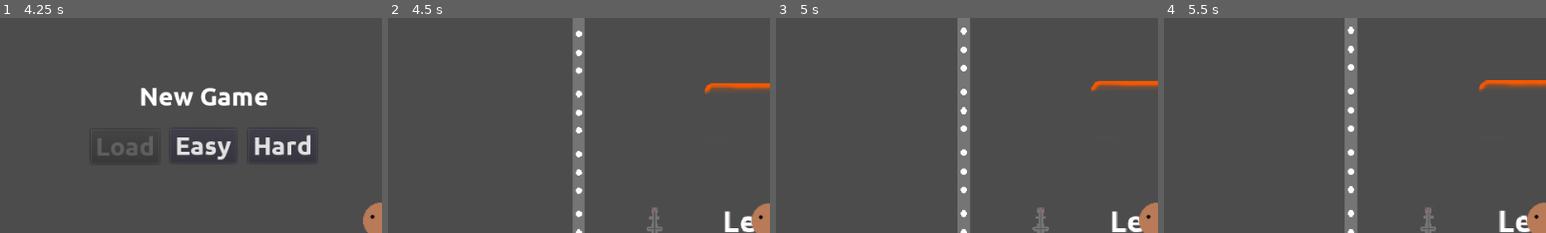
Above: before the commit, frames 1-4 (left to right).
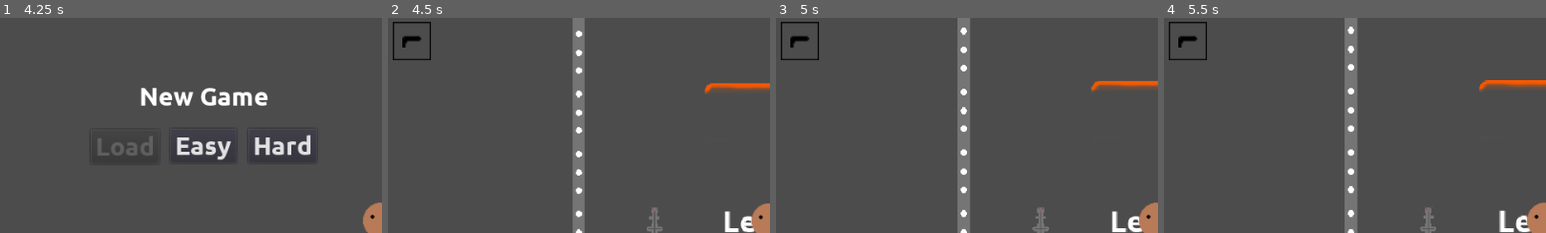
Above: after the commit, the same moments.

Repository: wsheldon67/Scredric
Game: Godot game, scene res://Main.tscn
Two runs of this game, one before a commit and one after it. Both use one fixed random seed, a clock stepped at 60 frames per second and the inputs below.
Inputs:
- Up to frame 1 (4.25 s): click "Start" at 0.5 s; click "Back" at 1.25 s; click "Start" at 2 s; click "Join" at 2.75 s; click "Ready" at 3.5 s
- Up to frame 2 (4.5 s): click "Easy" at 4.25 s
- Up to frame 3 (5 s): no input
- Up to frame 4 (5.5 s): tap Enter at 5 s
The pictures show only the part of the screen within x 0-50%, y 0-50%; the shares and areas given below are measured in that part.

Frame 1 is identical in both runs. In frame 2, 0.4% of the frame differs, in the area x 1-12%, y 1-20%; in frame 3, 0.4%; in frame 4, 0.4%.

Commit message:
switch to weapon in hotbar

Diff:
--- a/project/Main.tscn
+++ b/project/Main.tscn
@@ -27,3 +27,4 @@
 current = true
 
 [node name="HUD" parent="." instance=ExtResource( 5 )]
+visible = false
--- a/project/assets/game/HUD.tscn
+++ b/project/assets/game/HUD.tscn
@@ -1,23 +1,35 @@
-[gd_scene load_steps=3 format=2]
+[gd_scene load_steps=5 format=2]
 
 [ext_resource path="res://global/HUD.gd" type="Script" id=1]
 [ext_resource path="res://assets/game/PlayerHUD.tscn" type="PackedScene" id=2]
+[ext_resource path="res://assets/game_entities/weapons/Pistol.png" type="Texture" id=3]
+[ext_resource path="res://assets/game/HotbarItem.tscn" type="PackedScene" id=4]
 
 [node name="HUD" type="CanvasLayer"]
-visible = false
 script = ExtResource( 1 )
 
-[node name="PlayerHUD1" parent="." instance=ExtResource( 2 )]
+[node name="Players" type="Node2D" parent="."]
+
+[node name="PlayerHUD1" parent="Players" instance=ExtResource( 2 )]
 position = Vector2( 94, 536 )
 
-[node name="PlayerHUD2" parent="." instance=ExtResource( 2 )]
+[node name="PlayerHUD2" parent="Players" instance=ExtResource( 2 )]
 position = Vector2( 334, 537 )
 player_number = 2
 
-[node name="PlayerHUD3" parent="." instance=ExtResource( 2 )]
+[node name="PlayerHUD3" parent="Players" instance=ExtResource( 2 )]
 position = Vector2( 578, 537 )
 player_number = 3
 
-[node name="PlayerHUD4" parent="." instance=ExtResource( 2 )]
+[node name="PlayerHUD4" parent="Players" instance=ExtResource( 2 )]
 position = Vector2( 834, 536 )
 player_number = 4
+
+[node name="Hotbar" type="Node2D" parent="."]
+
+[node name="Pistol" parent="Hotbar" instance=ExtResource( 4 )]
+position = Vector2( 30, 29 )
+
+[node name="Sprite" type="Sprite" parent="Hotbar/Pistol"]
+scale = Vector2( 2, 2 )
+texture = ExtResource( 3 )
--- /dev/null
+++ b/project/assets/game/HotbarItem.gd
@@ -0,0 +1,12 @@
+extends Node2D
+
+export var weapon_name = "Pistol"
+
+
+func set_player(player_number):
+	var player_tab = get_node("PlayerTabs/PlayerTab%s" % str(player_number))
+	player_tab.visible = true
+
+func remove_player(player_number):
+	var player_tab = get_node("PlayerTabs/PlayerTab%s" % str(player_number))
+	player_tab.visible = false
--- /dev/null
+++ b/project/assets/game/HotbarItem.tscn
@@ -0,0 +1,33 @@
+[gd_scene load_steps=4 format=2]
+
+[ext_resource path="res://assets/game/box.png" type="Texture" id=1]
+[ext_resource path="res://assets/game/PlayerTab.tscn" type="PackedScene" id=2]
+[ext_resource path="res://assets/game/HotbarItem.gd" type="Script" id=3]
+
+[node name="HotbarItem" type="Node2D"]
+script = ExtResource( 3 )
+
+[node name="Box" type="Sprite" parent="."]
+scale = Vector2( 1.5, 1.5 )
+texture = ExtResource( 1 )
+
+[node name="PlayerTabs" type="Node2D" parent="."]
+
+[node name="PlayerTab1" parent="PlayerTabs" instance=ExtResource( 2 )]
+visible = false
+position = Vector2( -18, 24 )
+
+[node name="PlayerTab2" parent="PlayerTabs" instance=ExtResource( 2 )]
+visible = false
+position = Vector2( -6, 24 )
+player_number = 2
+
+[node name="PlayerTab3" parent="PlayerTabs" instance=ExtResource( 2 )]
+visible = false
+position = Vector2( 6, 24 )
+player_number = 3
+
+[node name="PlayerTab4" parent="PlayerTabs" instance=ExtResource( 2 )]
+visible = false
+position = Vector2( 18, 24 )
+player_number = 4
--- /dev/null
+++ b/project/assets/game/PlayerTab.gd
@@ -0,0 +1,10 @@
+extends Node2D
+
+export var player_number = 1
+
+onready var weapon_name = get_node("../..").weapon_name
+
+func _ready():
+	$Label.text = str(player_number)
+	# match player color, but translucent
+	$Sprite.modulate = "55" + CONFIG.player_colors[player_number-1]
--- /dev/null
+++ b/project/assets/game/PlayerTab.tscn
@@ -0,0 +1,26 @@
+[gd_scene load_steps=5 format=2]
+
+[ext_resource path="res://assets/game/tab.png" type="Texture" id=1]
+[ext_resource path="res://assets/fonts/Ubuntu-Regular.ttf" type="DynamicFontData" id=2]
+[ext_resource path="res://assets/game/PlayerTab.gd" type="Script" id=3]
+
+[sub_resource type="DynamicFont" id=1]
+size = 14
+font_data = ExtResource( 2 )
+
+[node name="PlayerTab" type="Node2D"]
+script = ExtResource( 3 )
+
+[node name="Sprite" type="Sprite" parent="."]
+position = Vector2( 0, 8 )
+scale = Vector2( 0.75, 1 )
+texture = ExtResource( 1 )
+
+[node name="Label" type="Label" parent="."]
+modulate = Color( 0, 0, 0, 1 )
+margin_left = -4.0
+margin_top = -1.0
+margin_right = 4.0
+margin_bottom = 16.0
+custom_fonts/font = SubResource( 1 )
+text = "1"
--- a/project/assets/player/Player.gd
+++ b/project/assets/player/Player.gd
@@ -10,6 +10,9 @@
 # stats
 var max_health = 3
 var health = 3
+
+# weapon
+var current_weapon = ""
 
 # function
 var vel = Vector2()
@@ -87,3 +90,11 @@
 	spawn_timer = starting_spawn_timer
 	health = max_health
 	dead = false
+
+
+func change_weapon(new_weapon):
+	HUD.change_weapon(new_weapon, player_number)
+
+func _input(event):
+	if event.is_action_pressed("Pistol_" + str(player_number)):
+		change_weapon("Pistol")
--- a/project/global/CONFIG.gd
+++ b/project/global/CONFIG.gd
@@ -1,6 +1,8 @@
 extends Node
 
 onready var config = ConfigFile.new()
+
+var player_colors = ["ff0000", "00ff00", "0000ff", "ff00ff"]
 
 func _ready():
 	load_config()
--- a/project/global/HUD.gd
+++ b/project/global/HUD.gd
@@ -1,4 +1,6 @@
 extends CanvasLayer
+
+var curr_weapons = ["", "", "", ""]
 
 func reset():
 	reset_unlocks()
@@ -28,7 +30,7 @@
 
 func set_health(player_number, health):
 	# update player health
-	var player_node = get_node("/root/Main/HUD/PlayerHUD" + str(player_number))
+	var player_node = get_node("/root/Main/HUD/Players/PlayerHUD" + str(player_number))
 	player_node.set_health(health)
 
 
@@ -45,6 +47,16 @@
 	unlock_node.set_level(unlock_level)
 
 
+func change_weapon(weapon_name, player_number):
+	print(weapon_name)
+	var weapon_ui = get_node("/root/Main/HUD/Hotbar/%s" % weapon_name)
+	weapon_ui.set_player(player_number)
+	var old_weapon = get_node("Hotbar/%s" % curr_weapons[player_number-1])
+	if old_weapon:
+		old_weapon.remove_player(player_number)
+	curr_weapons[player_number - 1] = weapon_name
+
+
 func show():
 	get_node("/root/Main/HUD").visible = true
 
--- a/project/global/WORLD.gd
+++ b/project/global/WORLD.gd
@@ -73,3 +73,9 @@
 	change_level(PROGRESS.data.current_level)
 	# FIXME death retry goes to level 2
 	# only happens when running a loaded game
+
+
+func get_player(player_number):
+	var player_parent = get_node("/root/Main/World/Players")
+	if player_parent.has_child("Player" + str(player_number)):
+		return get_node("/root/Main/World/Players/Player" + str(player_number))
--- a/project/project.godot
+++ b/project/project.godot
@@ -107,6 +107,11 @@
 "events": [ Object(InputEventKey,"resource_local_to_scene":false,"resource_name":"","device":0,"alt":false,"shift":false,"control":false,"meta":false,"command":false,"pressed":false,"scancode":16777231,"physical_scancode":0,"unicode":0,"echo":false,"script":null)
  ]
 }
+Pistol_1={
+"deadzone": 0.5,
+"events": [ Object(InputEventKey,"resource_local_to_scene":false,"resource_name":"","device":0,"alt":false,"shift":false,"control":false,"meta":false,"command":false,"pressed":false,"scancode":49,"physical_scancode":0,"unicode":0,"echo":false,"script":null)
+ ]
+}
 
 [layer_names]
 
Binary file added: project/assets/game/box.png
Not shown, added: project/assets/game/box.png.import
Binary file added: project/assets/game/tab.png
Not shown, added: project/assets/game/tab.png.import
Not shown, added: other_art/box.xcf
Not shown, added: other_art/tab.xcf
